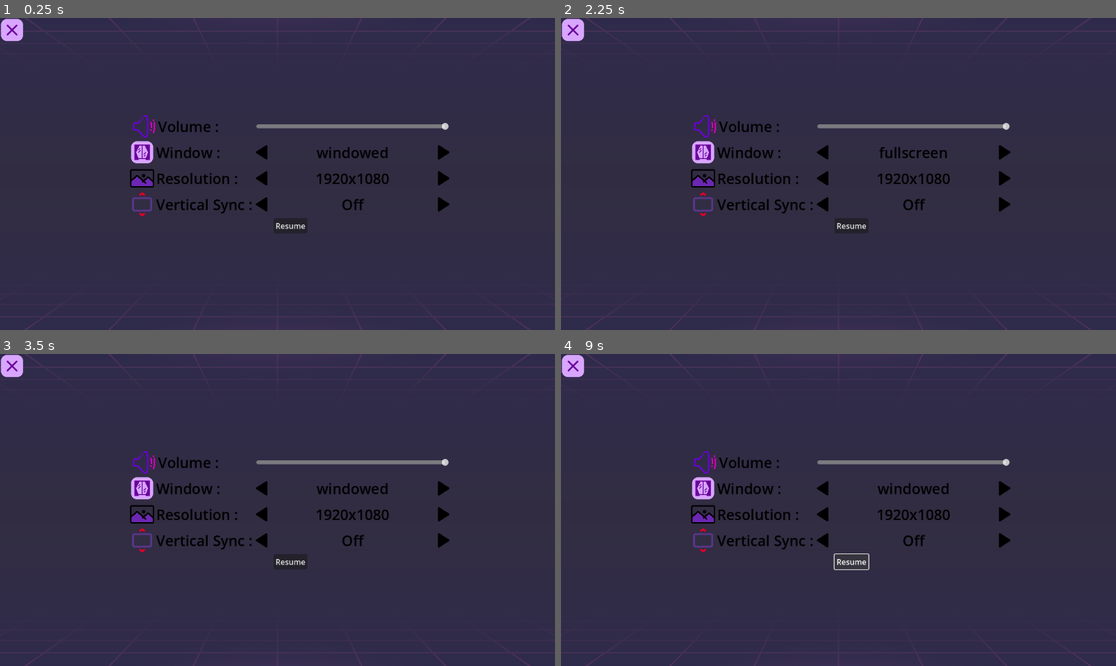
Above: before the commit, frames 1-4 (two rows, left to right).
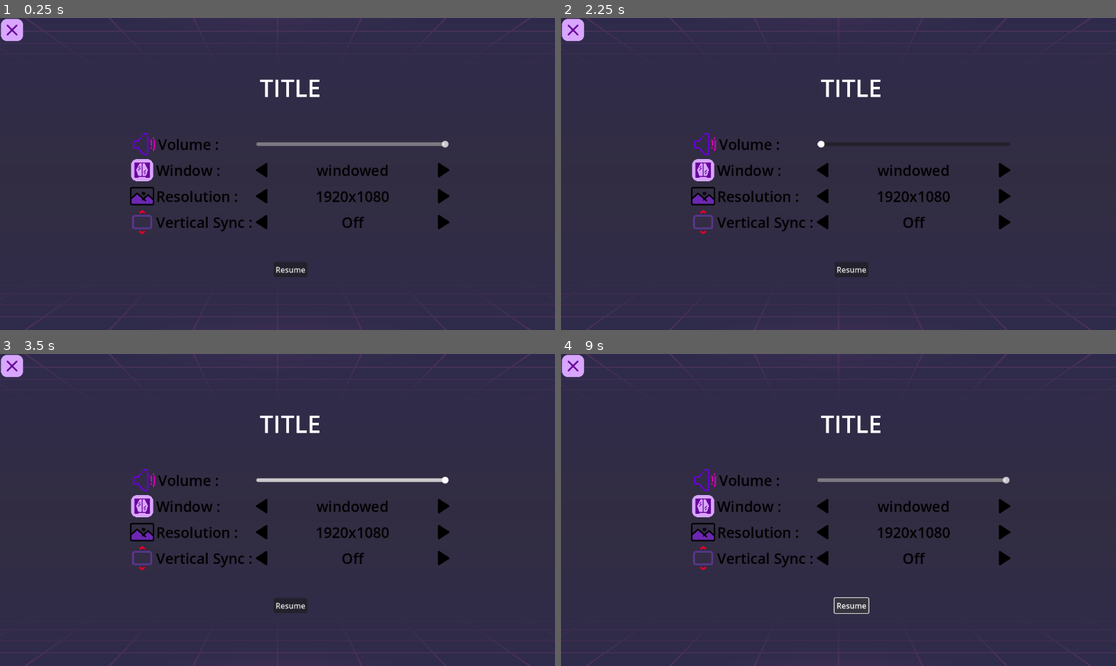
Above: after the commit, the same moments.

Repository: karimasoul/Godot_plugin_Yet
Game: Godot game, scene res://test_ui_main.tscn
Two runs of this game, one before a commit and one after it. Both use one fixed random seed, a clock stepped at 60 frames per second and the inputs below.
Inputs (mouse positions are in pixels of both pictures, inside the frame that each line leads up to; where the layout moved, square brackets give the same spot in the first picture):
- Up to frame 1 (0.25 s): no input
- Up to frame 2 (2.25 s): click "Resume" at 0.5 s; click (705, 170) [705, 152] at 1.25 s; click (821, 152) at 2.02 s
- Up to frame 3 (3.5 s): click (444, 488) at 2.77 s
- Up to frame 4 (9 s): click (705, 531) [705, 513] at 3.5 s; click (705, 556) [705, 541] at 4.25 s; click (705, 506) [705, 488] at 5 s; click (821, 488) at 5.77 s; click (1005, 488) at 6.52 s; click (705, 531) [705, 513] at 7.25 s; click (705, 556) [705, 541] at 8 s; click "Resume" at 8.75 s

The runs differ from the first frame. In frame 1, 5.3% of the frame differs, in the area x 23-81%, y 19-84%; in frame 2, 5.3%; in frame 3, 5.4%; in frame 4, 5.1%.

Commit message:
Upgraded menu

Diff:
--- a/test_ui_main.tscn
+++ b/test_ui_main.tscn
@@ -56,6 +56,29 @@
 size_flags_horizontal = 3
 alignment = 1
 
+[node name="TitleBox" type="VBoxContainer" parent="OverallBox/OptionsBox"]
+layout_mode = 2
+
+[node name="TitleUnderBox" type="HBoxContainer" parent="OverallBox/OptionsBox/TitleBox"]
+layout_mode = 2
+
+[node name="LeftFill" type="Control" parent="OverallBox/OptionsBox/TitleBox/TitleUnderBox"]
+layout_mode = 2
+size_flags_horizontal = 3
+
+[node name="Label" type="Label" parent="OverallBox/OptionsBox/TitleBox/TitleUnderBox"]
+layout_mode = 2
+theme_override_font_sizes/font_size = 50
+text = "TITLE"
+
+[node name="RightFill" type="Control" parent="OverallBox/OptionsBox/TitleBox/TitleUnderBox"]
+layout_mode = 2
+size_flags_horizontal = 3
+
+[node name="Filler" type="Control" parent="OverallBox/OptionsBox/TitleBox"]
+custom_minimum_size = Vector2(0, 50)
+layout_mode = 2
+
 [node name="VolumeBox" type="HBoxContainer" parent="OverallBox/OptionsBox"]
 layout_mode = 2
 
@@ -241,18 +264,25 @@
 layout_mode = 2
 size_flags_horizontal = 3
 
-[node name="HBoxContainer" type="HBoxContainer" parent="OverallBox/OptionsBox"]
-layout_mode = 2
-
-[node name="LeftFill" type="Control" parent="OverallBox/OptionsBox/HBoxContainer"]
-layout_mode = 2
-size_flags_horizontal = 3
-
-[node name="Button" type="Button" parent="OverallBox/OptionsBox/HBoxContainer"]
+[node name="ResumeBox" type="VBoxContainer" parent="OverallBox/OptionsBox"]
+layout_mode = 2
+
+[node name="Filler" type="Control" parent="OverallBox/OptionsBox/ResumeBox"]
+custom_minimum_size = Vector2(0, 50)
+layout_mode = 2
+
+[node name="ResumeUnderBox" type="HBoxContainer" parent="OverallBox/OptionsBox/ResumeBox"]
+layout_mode = 2
+
+[node name="LeftFill" type="Control" parent="OverallBox/OptionsBox/ResumeBox/ResumeUnderBox"]
+layout_mode = 2
+size_flags_horizontal = 3
+
+[node name="Button" type="Button" parent="OverallBox/OptionsBox/ResumeBox/ResumeUnderBox"]
 layout_mode = 2
 text = "Resume"
 
-[node name="RightFill" type="Control" parent="OverallBox/OptionsBox/HBoxContainer"]
+[node name="RightFill" type="Control" parent="OverallBox/OptionsBox/ResumeBox/ResumeUnderBox"]
 layout_mode = 2
 size_flags_horizontal = 3
 
Not shown, changed: addons/yetanotherplugins/ScriptsScene/MenuPause.gd
